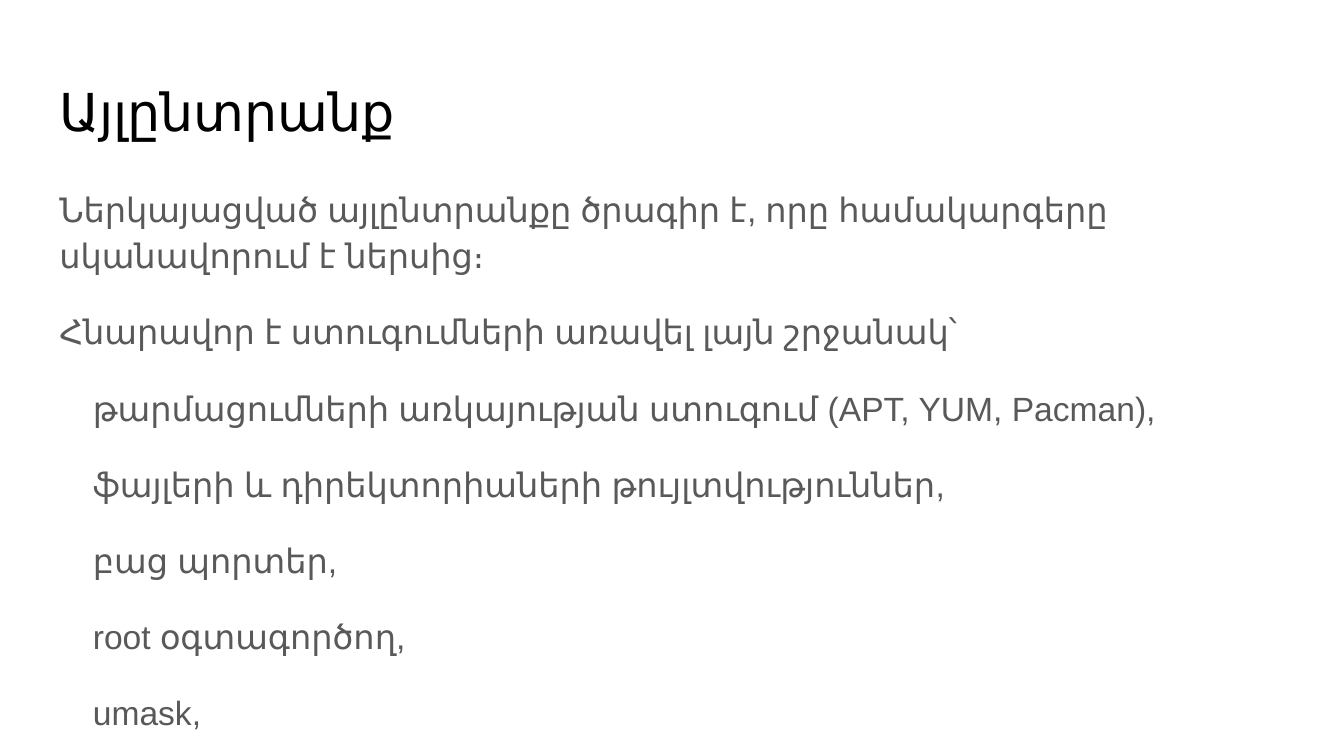
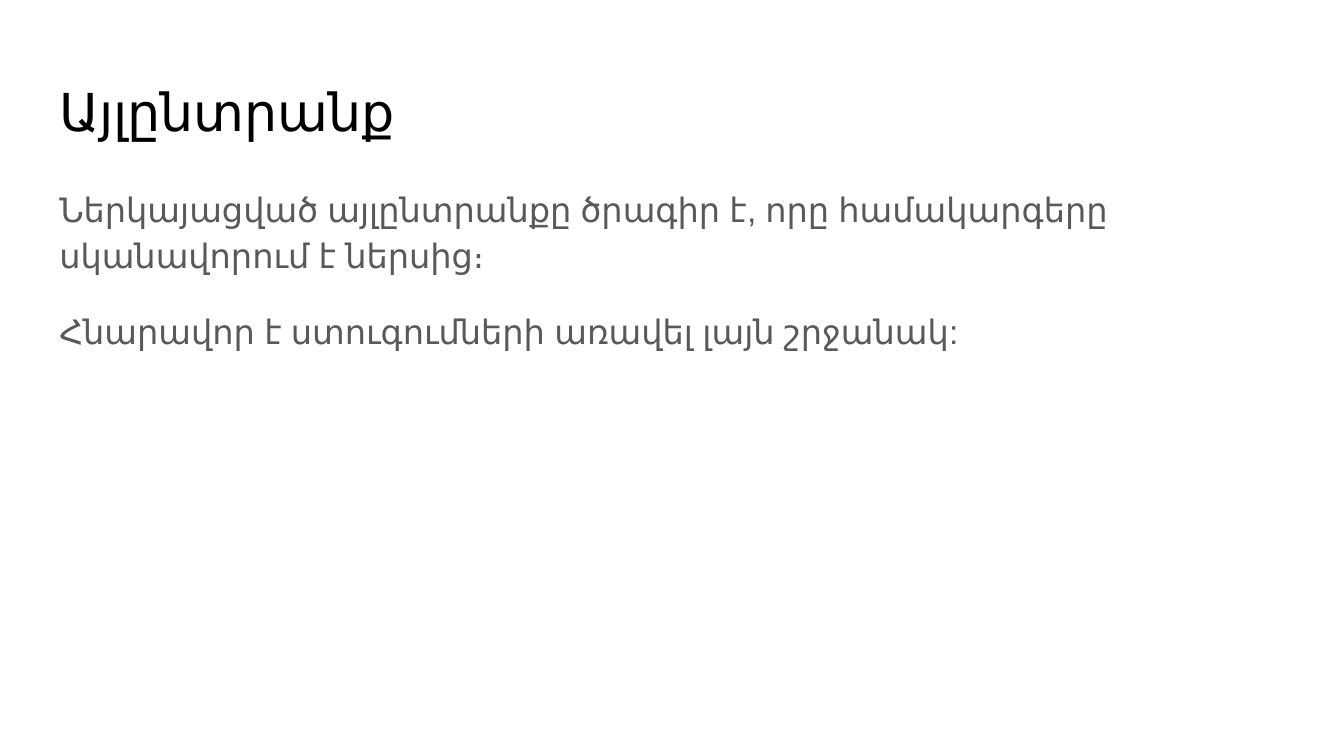
Before and after one commit to axper/lmap, a slide deck: slide 10 of tex/2016/presentation/presentation.pptx. Drawn at 1344x756 pixels with LibreOffice and Linux fonts; fonts in the diff are those of the drawing. Boxes give left, top, right and bottom in pixels: in the first picture for what was removed or moved away, otherwise in the second. Text is boxed around its words. In the diff, an @@ line names an element or a change of style, - is before the commit and + after.

Commit message:
updated presentation

```diff
--- a/tex/2016/presentation/presentation.pptx
+++ b/tex/2016/presentation/presentation.pptx
@@ text at bbox=[59, 318, 949, 351]: text changed @@
-Հնարավոր է ստուգումների առավել լայն շրջանակ՝
-թարմացումների առկայության ստուգում (APT, YUM, Pacman),
-ֆայլերի և դիրեկտորիաների թույլտվություններ,
-բաց պորտեր,
-root օգտագործող,
-umask,
-SSHd:
+Հնարավոր է ստուգումների առավել լայն շրջանակ:
```
Also in this commit, not shown: 6 other slides changed, 6 slides added, 2 other files.
